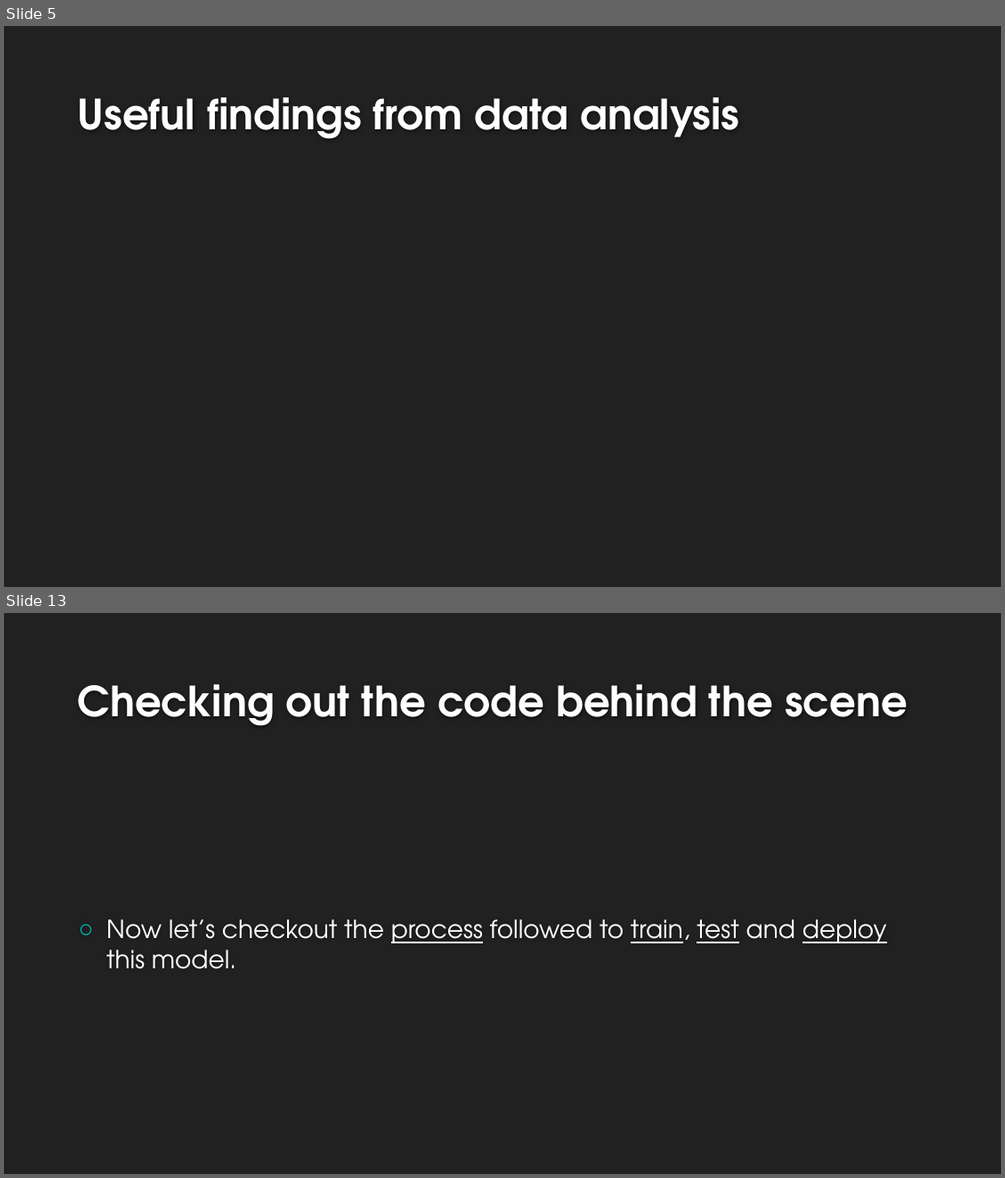
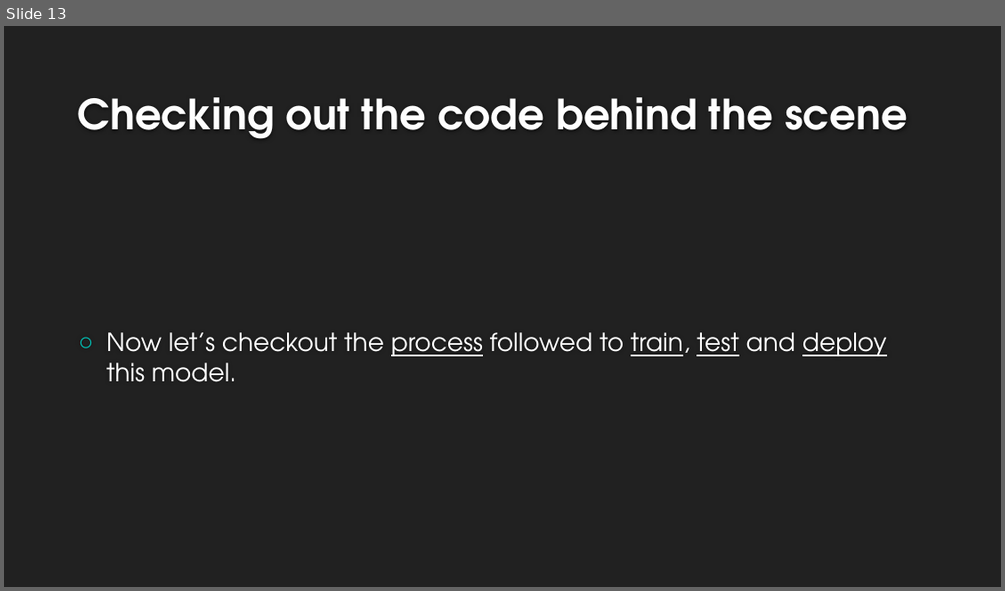
Before and after one commit to Sarvesh-Kesharwani/Spam_Classifier, a slide deck: ppt/Spam Classifier.pptx. Shown one above the other, each under a label of ours: slides 5 and 13 before the commit, slide 13 after it; the slides between them are not shown. The pictures are 1005x1178 and 1005x591 pixels, drawn with LibreOffice and Linux fonts; fonts in the diff are those of the drawing; background and template pictures are left out. Boxes give left, top, right and bottom in pixels: in the first picture for what was removed or moved away, otherwise in the second. Text is boxed around its words. In the diff, an @@ line names an element or a change of style, - is before the commit and + after.

```diff
--- a/ppt/Spam Classifier.pptx
+++ b/ppt/Spam Classifier.pptx
@@ slide 5 removed at <box>4,26,1001,587</box>, background #212121 @@
@@ title removed at <box>78,97,739,139</box> @@
-Useful findings from data analysis
```
Also in this commit, not shown: 5 slides changed, 7 slides added, 8 other slides removed, 3 other files.
